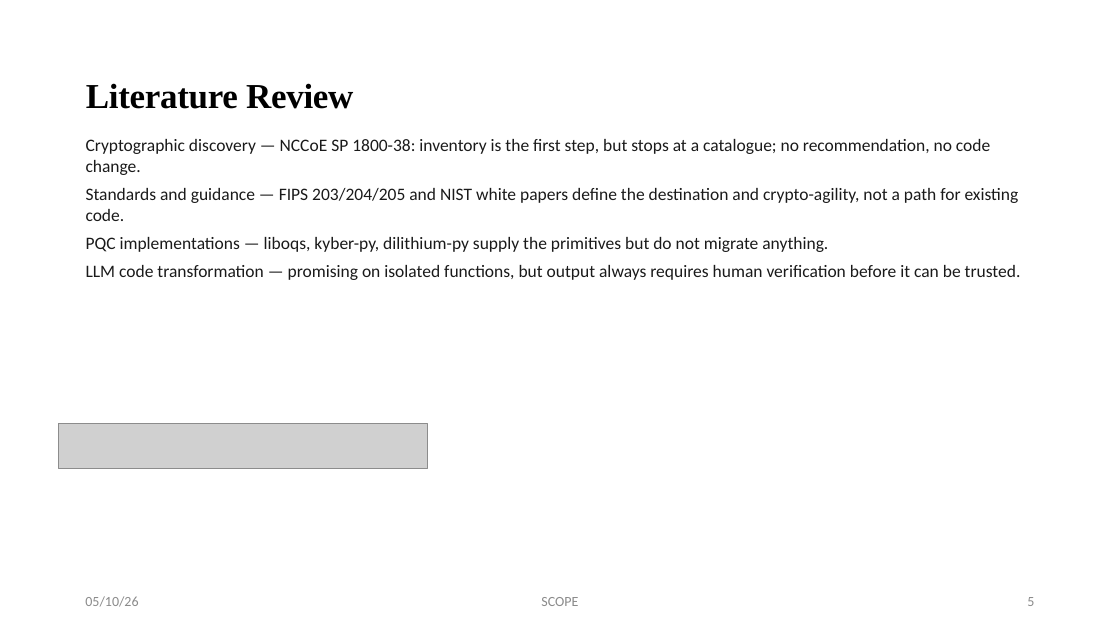
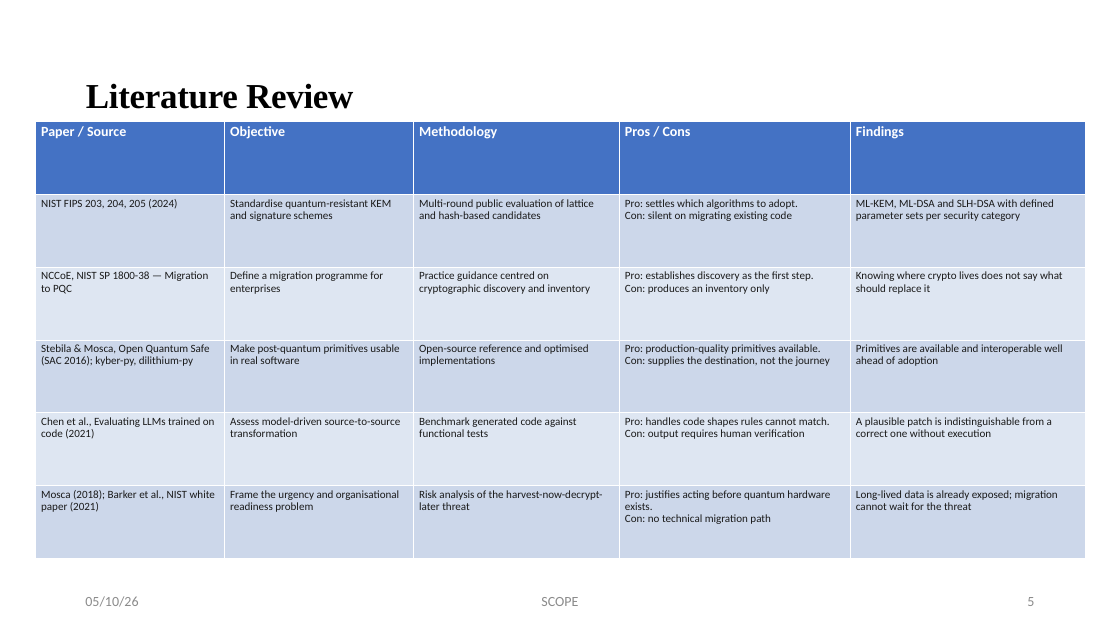
Before and after one commit to arpitmittal2025/pqc-migrator, a slide deck: slide 5 of report/Review_3_Team_20106UG02.pptx. Drawn at 1120x630 pixels with LibreOffice and Linux fonts; fonts in the diff are those of the drawing; grey boxes stand for pictures. Boxes give left, top, right and bottom in pixels: in the first picture for what was removed or moved away, otherwise in the second. Text is boxed around its words. In the diff, an @@ line names an element or a change of style, - is before the commit and + after.

```diff
--- a/report/Review_3_Team_20106UG02.pptx
+++ b/report/Review_3_Team_20106UG02.pptx
@@ table added at box(35, 122, 1086, 559), 6 rows, 5 columns @@
+Paper / Source | Objective | Methodology | Pros / Cons | Findings
+NIST FIPS 203, 204, 205 (2024) | Standardise quantum-resistant KEM and signature schemes | Multi-round public evaluation of lattice and hash-based candidates | Pro: settles which algorithms to adopt. / Con: silent on migrating existing code | ML-KEM, ML-DSA and SLH-DSA with defined parameter sets per security category
+NCCoE, NIST SP 1800-38 — Migration to PQC | Define a migration programme for enterprises | Practice guidance centred on cryptographic discovery and inventory | Pro: establishes discovery as the first step. / Con: produces an inventory only | Knowing where crypto lives does not say what should replace it
+Stebila & Mosca, Open Quantum Safe (SAC 2016); kyber-py, dilithium-py | Make post-quantum primitives usable in real software | Open-source reference and optimised implementations | Pro: production-quality primitives available. / Con: supplies the destination, not the journey | Primitives are available and interoperable well ahead of adoption
+Chen et al., Evaluating LLMs trained on code (2021) | Assess model-driven source-to-source transformation | Benchmark generated code against functional tests | Pro: handles code shapes rules cannot match. / Con: output requires human verification | A plausible patch is indistinguishable from a correct one without execution
+Mosca (2018); Barker et al., NIST white paper (2021) | Frame the urgency and organisational readiness problem | Risk analysis of the harvest-now-decrypt-later threat | Pro: justifies acting before quantum hardware exists. / Con: no technical migration path | Long-lived data is already exposed; migration cannot wait for the threat
@@ text removed at box(86, 139, 1021, 280) @@
-Cryptographic discovery — NCCoE SP 1800-38: inventory is the first step, but stops at a catalogue; no recommendation, no code change.
-Standards and guidance — FIPS 203/204/205 and NIST white papers define the destination and crypto-agility, not a path for existing code.
-PQC implementations — liboqs, kyber-py, dilithium-py supply the primitives but do not migrate anything.
-LLM code transformation — promising on isolated functions, but output always requires human verification before it can be trusted.
@@ picture removed at box(59, 423, 428, 468) @@
```
Also in this commit, not shown: 1 other slide changed, 6 other files.
